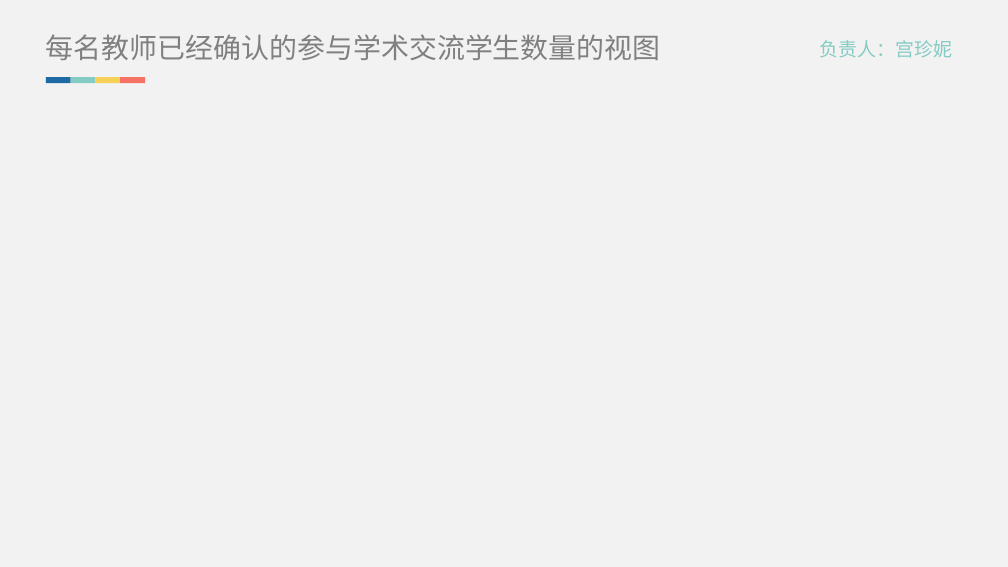
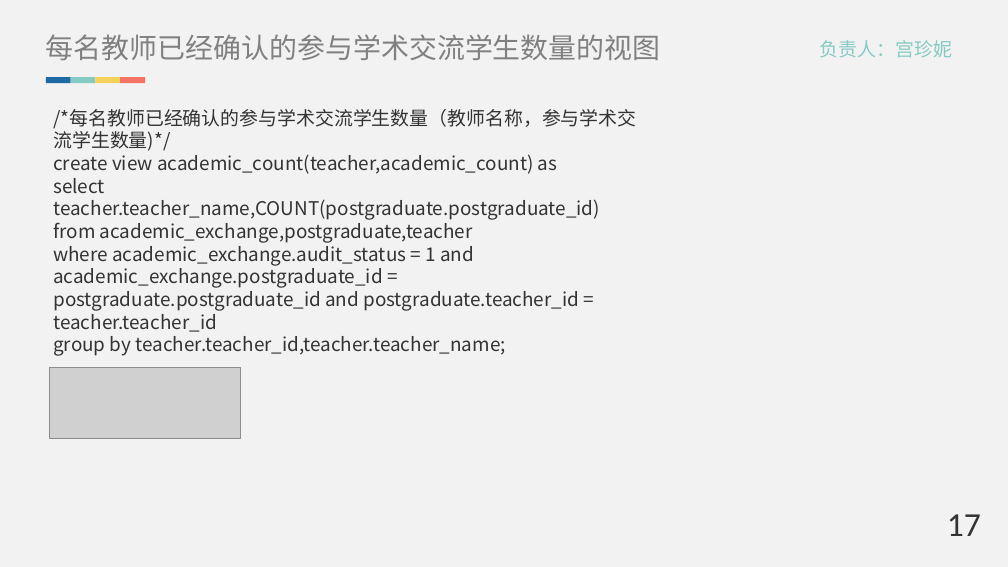
Before and after one commit to Brief-drizzle/database-ks, a slide deck: slide 23 of doc/答辩ppt.pptx. Drawn at 1008x567 pixels with LibreOffice and Linux fonts; fonts in the diff are those of the drawing; grey boxes stand for pictures. Boxes give left, top, right and bottom in pixels: in the first picture for what was removed or moved away, otherwise in the second. Text is boxed around its words. In the diff, an @@ line names an element or a change of style, - is before the commit and + after.

```diff
--- a/doc/答辩ppt.pptx
+++ b/doc/答辩ppt.pptx
@@ text added at (53,109,636,356), 18 pt, text #333333 @@
+/*每名教师已经确认的参与学术交流学生数量（教师名称，参与学术交流学生数量)*/
+create view academic_count(teacher,academic_count) as
+select teacher.teacher_name,COUNT(postgraduate.postgraduate_id)
+from academic_exchange,postgraduate,teacher
+where academic_exchange.audit_status = 1 and academic_exchange.postgraduate_id = postgraduate.postgraduate_id and postgraduate.teacher_id = teacher.teacher_id
+group by teacher.teacher_id,teacher.teacher_name;
@@ picture added at (49,368,240,439) @@
@@ text added at (947,514,981,536), 32 pt, text #333333 @@
+17
```
Also in this commit, not shown: 20 other slides changed, 1 slide added.
